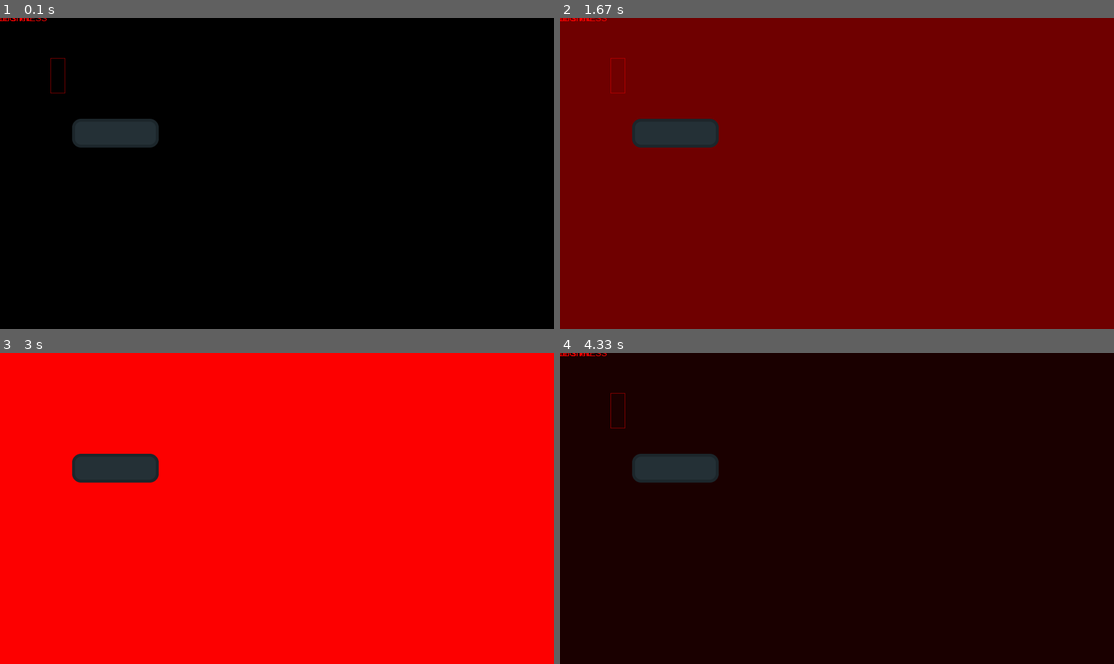
Above: before the commit, frames 1-4 (two rows, left to right).
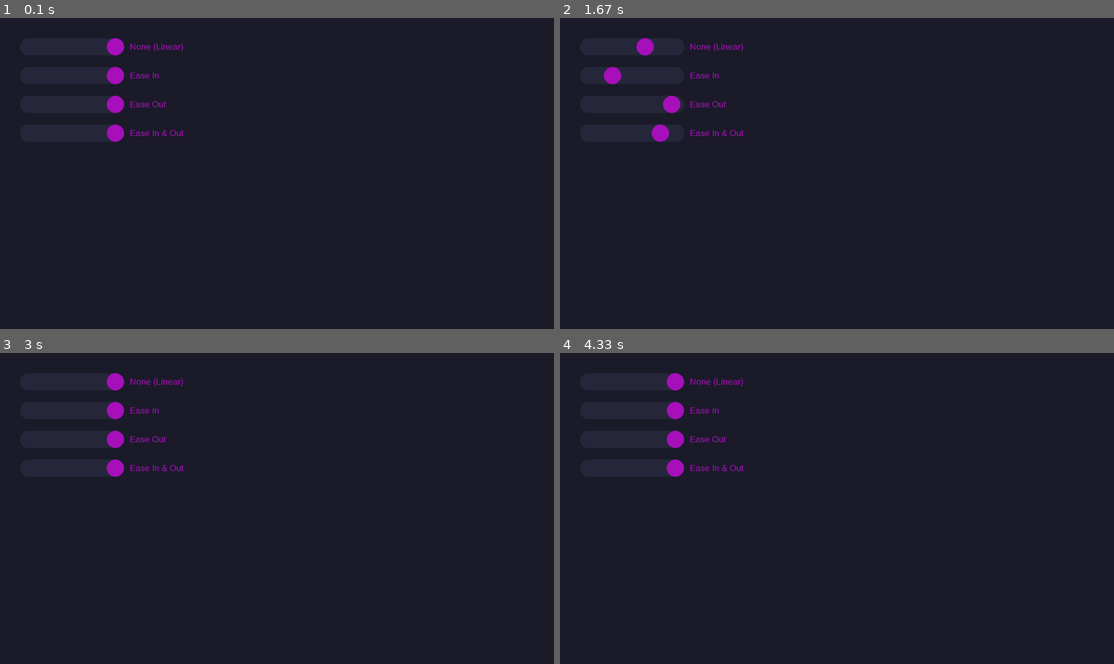
Above: after the commit, the same moments.

Repository: Hugo4IT/PygameUILib
Game: pygame game, started from main.pyw
Same seed, same stepped clock (60 frames per second), same inputs: the game is played once before the commit and once after it.
Inputs:
- Up to frame 1 (0.1 s): no input
- Up to frame 2 (1.67 s): no input
- Up to frame 3 (3 s): no input
- Up to frame 4 (4.33 s): no input

The runs differ from the first frame. In frame 1, 99% of the frame differs, in the area x 0-100%, y 0-100%; in frame 2, 99%; in frame 3, 99%; in frame 4, 99%.

Commit message:
Fixed more Animation bugs Added Label config Worked on UI&Animation Demo Scene

Diff:
--- a/Player.pyw
+++ /dev/null
@@ -1,44 +0,0 @@
-import math
-import pygame
-
-class Player:
-    global PColor
-    global PWidth
-    global PHeight
-    PColor = pygame.Color("Red")
-    PWidth = 50
-    PHeight = 120
-    def __init__(self, x, y):
-        self.x = x
-        self.y = y
-        self.vx = 0
-        self.vy = 0
-        self.rotation = 0
-
-    def Draw(self, surface):
-        # Sin X, Cos Y
-        rRadians = math.radians(self.rotation)
-
-        bottomLeft = rotate((self.x, self.y), (self.x-PWidth/2, self.y+PHeight/2), rRadians)
-        topLeft = rotate((self.x, self.y), (self.x-PWidth/2, self.y-PHeight/2), rRadians)
-        bottomRight = rotate((self.x, self.y), (self.x+PWidth/2, self.y+PHeight/2), rRadians)
-        topRight = rotate((self.x, self.y), (self.x+PWidth/2, self.y-PHeight/2), rRadians)
-
-        pygame.draw.aaline(surface, PColor, bottomLeft, topLeft) # Left
-        pygame.draw.aaline(surface, PColor, bottomRight, topRight) # Right
-        pygame.draw.aaline(surface, PColor, bottomRight, bottomLeft) # Bottom
-        pygame.draw.aaline(surface, PColor, topLeft, topRight) # Top
-
-    def Forward(self, amount):
-        rRadians = math.radians(self.rotation)
-        point = rotate((self.x, self.y), (self.x, self.y - amount), rRadians)
-        self.x = point[0]
-        self.y = point[1]
-
-def rotate(origin, point, angle):
-    ox, oy = origin
-    px, py = point
-
-    qx = ox + math.cos(angle) * (px - ox) - math.sin(angle) * (py - oy)
-    qy = oy + math.sin(angle) * (px - ox) + math.cos(angle) * (py - oy)
-    return qx, qy
--- a/PygameAnimationLib.pyw
+++ b/PygameAnimationLib.pyw
@@ -23,8 +23,17 @@
 def Lerp(A, B, C):
     return A + C * (B - A)
 
-def EaseIn(a):
-    return a*a
+def EaseIn(x):
+    return x*x*x
+
+def EaseOut(x):
+    return 1 - math.pow(1 - x, 3)
+
+def EaseInOut(x):
+    if x < 0.5:
+        return 4 * x * x * x
+    else:
+        return 1 - math.pow(-2 * x + 2, 3) / 2
 
 class EaseTypes(Enum):
     NONE = 1
@@ -37,7 +46,7 @@
         self.value = value
 
 class Animation:
-    def __init__(self, value, Duration = 1, From = 0, To = 100, Ease = EaseTypes.NONE, Loop = False, OnStart = None, Step = None, OnEnd = None):
+    def __init__(self, value, Duration = 1, From = 100, To = 0, Ease = EaseTypes.NONE, Loop = False, OnStart = None, Step = None, OnEnd = None):
         self.AnimValue = value
         self.OnStart = OnStart
         self.Step = Step
@@ -60,12 +69,32 @@
         self.Playing = False
         if self.OnEnd is not None:
             self.OnEnd()
+        self.CurrentTime = 0
+        self.PercentageComplete = 0
 
     def Update(self, fps = 60):
         if self.Playing:
             self.CurrentTime += self.Duration / fps
             self.PercentageComplete = numpy.clip(self.CurrentTime / self.Duration, 0.0, 1.0)
-            self.AnimValue.value = numpy.clip(Lerp(self.From, self.To, EaseIn(self.PercentageComplete)), self.From, self.To)
+            if self.From < self.To:
+                if self.Ease == EaseTypes.NONE:
+                    self.AnimValue.value = numpy.clip(Lerp(self.From, self.To, self.PercentageComplete), self.From, self.To)
+                elif self.Ease == EaseTypes.EaseIn:
+                    self.AnimValue.value = numpy.clip(Lerp(self.From, self.To, EaseIn(self.PercentageComplete)), self.From, self.To)
+                elif self.Ease == EaseTypes.EaseOut:
+                    self.AnimValue.value = numpy.clip(Lerp(self.From, self.To, EaseOut(self.PercentageComplete)), self.From, self.To)
+                elif self.Ease == EaseTypes.EaseInOut:
+                    self.AnimValue.value = numpy.clip(Lerp(self.From, self.To, EaseInOut(self.PercentageComplete)), self.From, self.To)
+            else:
+                if self.Ease == EaseTypes.NONE:
+                    self.AnimValue.value = numpy.clip(Lerp(self.To, self.From, self.PercentageComplete), self.To, self.From)
+                elif self.Ease == EaseTypes.EaseIn:
+                    self.AnimValue.value = numpy.clip(Lerp(self.To, self.From, EaseIn(self.PercentageComplete)), self.To, self.From)
+                elif self.Ease == EaseTypes.EaseOut:
+                    self.AnimValue.value = numpy.clip(Lerp(self.To, self.From, EaseOut(self.PercentageComplete)), self.To, self.From)
+                elif self.Ease == EaseTypes.EaseInOut:
+                    self.AnimValue.value = numpy.clip(Lerp(self.To, self.From, EaseInOut(self.PercentageComplete)), self.To, self.From)
+            print(self.AnimValue.value)
             if self.Step is not None:
                 self.Step()
             if self.PercentageComplete == 1.0:
--- a/PygameUILib.pyw
+++ b/PygameUILib.pyw
@@ -12,6 +12,8 @@
 print("[PygameUILib] Loading Libraries...")
 
 import os
+import math
+import numpy
 os.environ['PYGAME_HIDE_SUPPORT_PROMPT'] = "hide"
 import pygame
 import pygame.gfxdraw
@@ -78,6 +80,12 @@
         draw_rounded_rect(surface, rect_tmp, color, inner_radius)
 
 loadedFonts = {}
+
+global PUIL_CursorDragging
+PUIL_CursorDragging = False
+
+def Distance(x1, x2, y1, y2):
+    return math.hypot(x2 - x1, y2 - y1)
 
 def PreloadFont(fontname, *fontsizes):
     if ".ttf" in fontname:
@@ -147,7 +155,7 @@
                         self.responsive = v == "True"
                     elif k == "nonresponsivecolor":
                         self.nonresponsivecolor = pygame.Color(v)
-            self.label = Label("Heloo, am snek", "Arial", 30, self.x, self.y, "Red")
+            self.label = Label("Heloo, am snek", "Arial", 30, self.x, self.y, "#A911BD")
 
     def Draw(self, surface):
         if self.responsive:
@@ -191,10 +199,6 @@
 
 class Label():
     def __init__(self, *args):
-        if args[1]+"."+str(args[2]) not in loadedFonts:
-            PreloadFont(args[1], args[2])
-        self.text = args[0]
-        self.tfont = loadedFonts[args[1]+"."+str(args[2])]
         self.x = 0
         self.y = 0
         self.color = pygame.Color("Red")
@@ -217,13 +221,98 @@
                     if k == "position":
                         self.x = int(v.split(",")[0])
                         self.y = int(v.split(",")[1])
+                    elif k == "fontcolor":
+                        self.color = pygame.Color(v)
+                    elif k == "hidden":
+                        self.hidden = v == "True"
+                    elif k == "align":
+                        if v == "Left":
+                            self.align = 0
+                        if v == "Right":
+                            self.align = 1
+                        if v == "Middle" or v == "Center":
+                            self.align = 2
+        else:
+            if args[1]+"."+str(args[2]) not in loadedFonts:
+                PreloadFont(args[1], args[2])
+            self.tfont = loadedFonts[args[1]+"."+str(args[2])]
+            self.text = args[0]
+            self.x = args[3]
+            self.y = args[4]
+            self.color = pygame.Color(args[5])
+
+    def SetFont(self, font):
+        if font not in loadedFonts:
+            PreloadFont(font.split(".")[0], int(font.split(".")[1]))
+        self.tfont = loadedFonts[font]
 
     def Draw(self, surface):
-        text_surface = self.tfont.render(self.text, False, self.color)
-        self.height = text_surface.get_height()
-        self.width = text_surface.get_width()
-        if self.align == 2:
-            surface.blit(text_surface, (self.x-self.width/2, self.y-self.height/2))
+        if not self.hidden:
+            text_surface = self.tfont.render(self.text, False, self.color)
+            self.height = text_surface.get_height()
+            self.width = text_surface.get_width()
+            if self.align == 0:
+                surface.blit(text_surface, (self.x, self.y-self.height/2))
+            elif self.align == 1:
+                surface.blit(text_surface, (self.x-self.width, self.y-self.height/2))
+            elif self.align == 2:
+                surface.blit(text_surface, (self.x-self.width/2, self.y-self.height/2))
+
+class Slider():
+    def __init__(self, config):
+        self.dragging = False
+        tc = config.split("\n")
+        for value in tc:
+            if ":" in value:
+                k = value.split(":")[0]
+                v = value.split(":")[1].replace(" ", "").replace("\t", "")
+                if "//" in v :
+                    v = v.split("//")[0]
+                if k == "position":
+                    self.x = int(v.split(",")[0])
+                    self.y = int(v.split(",")[1])
+                elif k == "width":
+                    self.width = int(v)
+                elif k == "linesize":
+                    self.linesize = int(v)
+                elif k == "knobsize":
+                    self.knobsize = int(v)
+                elif k == "linecolor":
+                    self.linecolor = pygame.Color(v)
+                elif k == "knobcolor":
+                    self.knobcolor = pygame.Color(v)
+                elif k == "value":
+                    self.value = int(v)
+                elif k == "max":
+                    self.max = int(v)
+                elif k == "responsive":
+                    self.responsive = v == "True"
+
+    def Draw(self, surface):
+        global PUIL_CursorDragging
+        if Distance(int((self.x-self.width/2)+self.value*(self.width/self.max)), pygame.mouse.get_pos()[0], self.y, pygame.mouse.get_pos()[1]) <= self.knobsize:
+            if self.responsive:
+                if pygame.mouse.get_pressed(1)[0]:
+                    if not PUIL_CursorDragging:
+                        self.dragging = True
+                        PUIL_CursorDragging = True
+        if self.dragging:
+            if pygame.mouse.get_pressed(1)[0] == False:
+                self.dragging = False
+                PUIL_CursorDragging = False
+            tp = pygame.mouse.get_pos()
+            if tp[0] < self.x-self.width/2:
+                self.value = 0
+            elif tp[0] > self.x+self.width/2:
+                self.value = self.max
+            else:
+                tp2 = tp[0]
+                tp2 -= self.x-self.width/2
+                tp2 /= self.width/self.max
+                self.value = tp2
+        draw_rounded_rect(surface, pygame.Rect(self.x-self.width/2-self.knobsize, int(self.y-self.linesize/2), self.width+self.knobsize*2,
+        int(self.linesize)), self.linecolor, int(math.floor(self.linesize/2)-2))
+        pygame.draw.circle(surface, self.knobcolor, (int((self.x-self.width/2)+self.value*(self.width/self.max)), int(self.y)), self.knobsize)
 
 print("[PygameUILib] Done!")
 print()
--- a/main.pyw
+++ b/main.pyw
@@ -5,8 +5,6 @@
 from pygame.locals import *
 
 #Classes & Variables
-from Player import Player           #Player Class
-from Settings import *              #Settings Variables
 from PygameUILib import *           #UI Classes
 
 print("Pygame Init()")
@@ -18,17 +16,6 @@
 
 print("Creating Screen")
 screen = pygame.display.set_mode((0, 0), pygame.FULLSCREEN)
-
-print("Creating Player")
-p = Player(200, 200)
-objects = []
-objects.append(p)
-
-bgColor1 = AnimatableValue(0)
-bgColor2 = 0
-bgColor3 = 0
-anim = Animation(bgColor1, Duration=2, From=0, To=255, Loop=True)
-anim.Play()
 
 btnConfig = """
 position: 400,400           // Position X,Y (Center)                    [btn.x, btn.y]
@@ -46,33 +33,117 @@
 hidden: False               // Hide Button                              [btn.hidden]
 responsive: True            // Reacts to movement/clicks                [btn.responsive]
 nonresponsivecolor: #3E4B50 // Color when responsive = False            [btn.nonresponsivecolor]
-fontpath: Arial             // Path to font or name of system font      [NOT IMPLEMENTED]
 fontcolor: #FFFFFF          // Font color (Textcolor)                   [NOT IMPLEMENTED]
-fontsize: auto              // Size of font (can be int or auto)        [NOT IMPLEMENTED]
 """
 
 labelConfig = """
-font: Arial
-fontsize: 30
-position: 500,500
-fontcolor: #037CD6
+position: 450,500
+fontcolor: #A911BD
 hidden: False
+align: Left
 """
 
-print("Creating Button and Label")
-btnTest = Button(btnConfig)
-labelTest = Label("THAT WAS LEGITNESS", "Arial", 30, 500, 500, "Red")
+SliderConfig = """
+position: 250, 800
+linecolor: #28283D
+knobcolor: #A911BD
+width: 300
+linesize: 60
+knobsize: 30
+value: 0
+max: 100
+responsive: False
+"""
+
+print("Initializing User Interface Elements")
+#AnimationLib Demo UI Elements
+uielems = []
+s1 = Slider(SliderConfig)
+s1.y = 100
+uielems.append(s1)
+s2 = Slider(SliderConfig)
+s2.y = 200
+uielems.append(s2)
+s3 = Slider(SliderConfig)
+s3.y = 300
+uielems.append(s3)
+s4 = Slider(SliderConfig)
+s4.y = 400
+uielems.append(s4)
+l1 = Label(labelConfig)
+l1.y = 100
+l1.SetFont("Arial.30")
+l1.text = "None (Linear)"
+uielems.append(l1)
+l2 = Label(labelConfig)
+l2.y = 200
+l2.text = "Ease In"
+l2.SetFont("Arial.30")
+uielems.append(l2)
+l3 = Label(labelConfig)
+l3.y = 300
+l3.SetFont("Arial.30")
+l3.text = "Ease Out"
+uielems.append(l3)
+l4 = Label(labelConfig)
+l4.y = 400
+l4.SetFont("Arial.30")
+l4.text = "Ease In & Out"
+uielems.append(l4)
+
+print("Creating Animations")
+animations = []
+NoEasingValue = AnimatableValue(0)
+NoEasing = Animation(NoEasingValue, From = 0, To = 100, Duration = 3, Ease = EaseTypes.NONE)
+animations.append(NoEasing)
+EaseInValue = AnimatableValue(0)
+EaseIn = Animation(EaseInValue, From = 0, To = 100, Duration = 3, Ease = EaseTypes.EaseIn)
+animations.append(EaseIn)
+EaseOutValue = AnimatableValue(0)
+EaseOut = Animation(EaseOutValue, From = 0, To = 100, Duration = 3, Ease = EaseTypes.EaseOut)
+animations.append(EaseOut)
+EaseInOutValue = AnimatableValue(0)
+EaseInOut = Animation(EaseInOutValue, From = 0, To = 100, Duration = 3, Ease = EaseTypes.EaseInOut)
+animations.append(EaseInOut)
+for a in animations:
+    a.Play()
+RNoEasingValue = AnimatableValue(100)
+RNoEasing = Animation(RNoEasingValue, From = 100, To = 0, Duration = 3, Ease = EaseTypes.NONE)
+animations.append(RNoEasing)
+REaseInValue = AnimatableValue(100)
+REaseIn = Animation(REaseInValue, From = 100, To = 0, Duration = 3, Ease = EaseTypes.EaseIn)
+animations.append(REaseIn)
+REaseOutValue = AnimatableValue(100)
+REaseOut = Animation(REaseOutValue, From = 100, To = 0, Duration = 3, Ease = EaseTypes.EaseOut)
+animations.append(REaseOut)
+REaseInOutValue = AnimatableValue(100)
+REaseInOut = Animation(REaseInOutValue, From = 100, To = 0, Duration = 3, Ease = EaseTypes.EaseInOut)
+animations.append(REaseInOut)
+
+def SetRev():
+    global Reverse
+    Reverse = True
+    RNoEasing.Play()
+
+NoEasing.OnEnd = SetRev
+EaseIn.OnEnd = REaseIn.Play
+EaseOut.OnEnd = REaseOut.Play
+EaseInOut.OnEnd = REaseInOut.Play
+RNoEasing.OnEnd = NoEasing.Play
+REaseIn.OnEnd = EaseIn.Play
+REaseOut.OnEnd = EaseOut.Play
+REaseInOut.OnEnd = EaseInOut.Play
 
 def QuitGame():
     pygame.quit()
     sys.exit()
 
-btnTest.SetFunction(QuitGame)
+global Reverse
+Reverse = False
 
 # Game loop.
 while True:
-    anim.Update()
-    screen.fill((bgColor1.value, bgColor2, bgColor3))
+    screen.fill(pygame.Color("#1C1C2B"))
 
     for event in pygame.event.get():
         if event.type == QUIT:
@@ -80,20 +151,32 @@
             sys.exit()
         if event.type == pygame.KEYDOWN:
             if event.key == pygame.K_ESCAPE:
-                btnTest.hidden = not btnTest.hidden
+                QuitGame()
     key_input = pygame.key.get_pressed()
-    if key_input[pygame.K_LEFT]:
-        p.rotation -= 4
-    if key_input[pygame.K_UP]:
-        p.Forward(8)
-    if key_input[pygame.K_RIGHT]:
-        p.rotation += 4
-    if key_input[pygame.K_DOWN]:
-        p.Forward(-8)
 
-    p.Draw(screen)
-    btnTest.Draw(screen)
-    labelTest.Draw(screen)
+    if EaseInValue.value == 100:
+        Reverse = True
+        EaseInValue.value = 0
+    #if REaseInValue.value == 0:
+    #    Reverse = False
+    #    REaseInValue.value = 100
+
+    if not Reverse:
+        s1.value = RNoEasingValue.value
+        s2.value = REaseInValue.value
+        s3.value = REaseOutValue.value
+        s4.value = REaseInOutValue.value
+    else:
+        s1.value = RNoEasingValue.value
+        s2.value = REaseInValue.value
+        s3.value = REaseOutValue.value
+        s4.value = REaseInOutValue.value
+
+    for a in animations:
+        a.Update(fps)
+
+    for e in uielems:
+        e.Draw(screen)
 
     pygame.display.flip()
     fpsClock.tick(fps)
